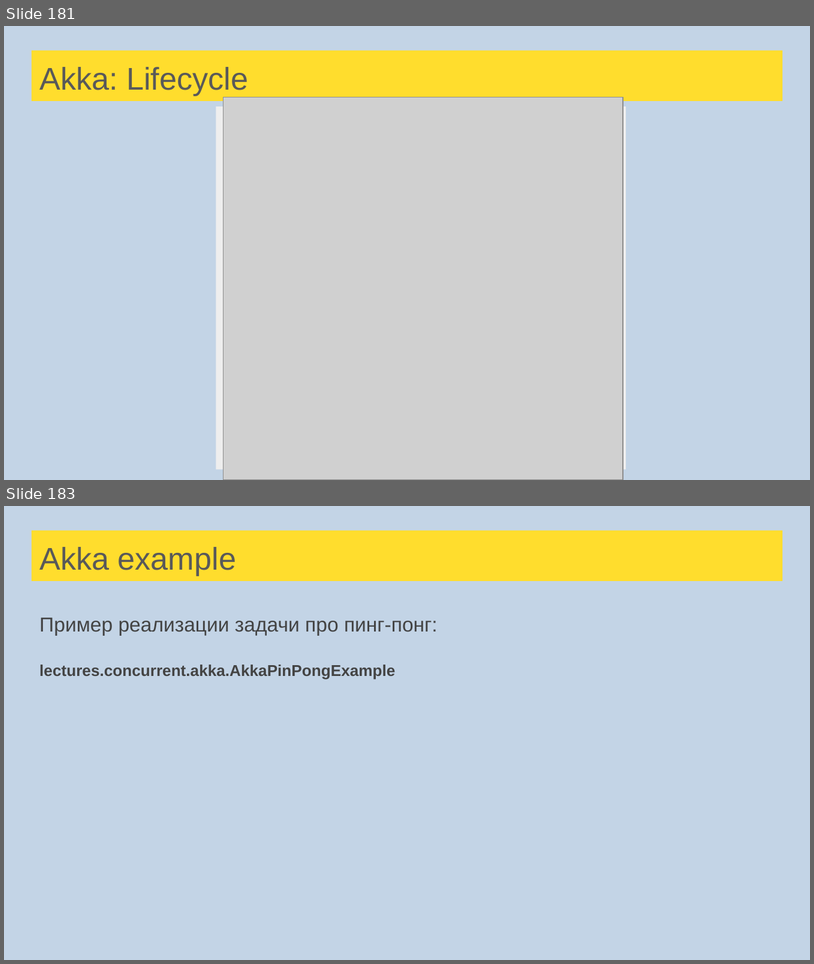
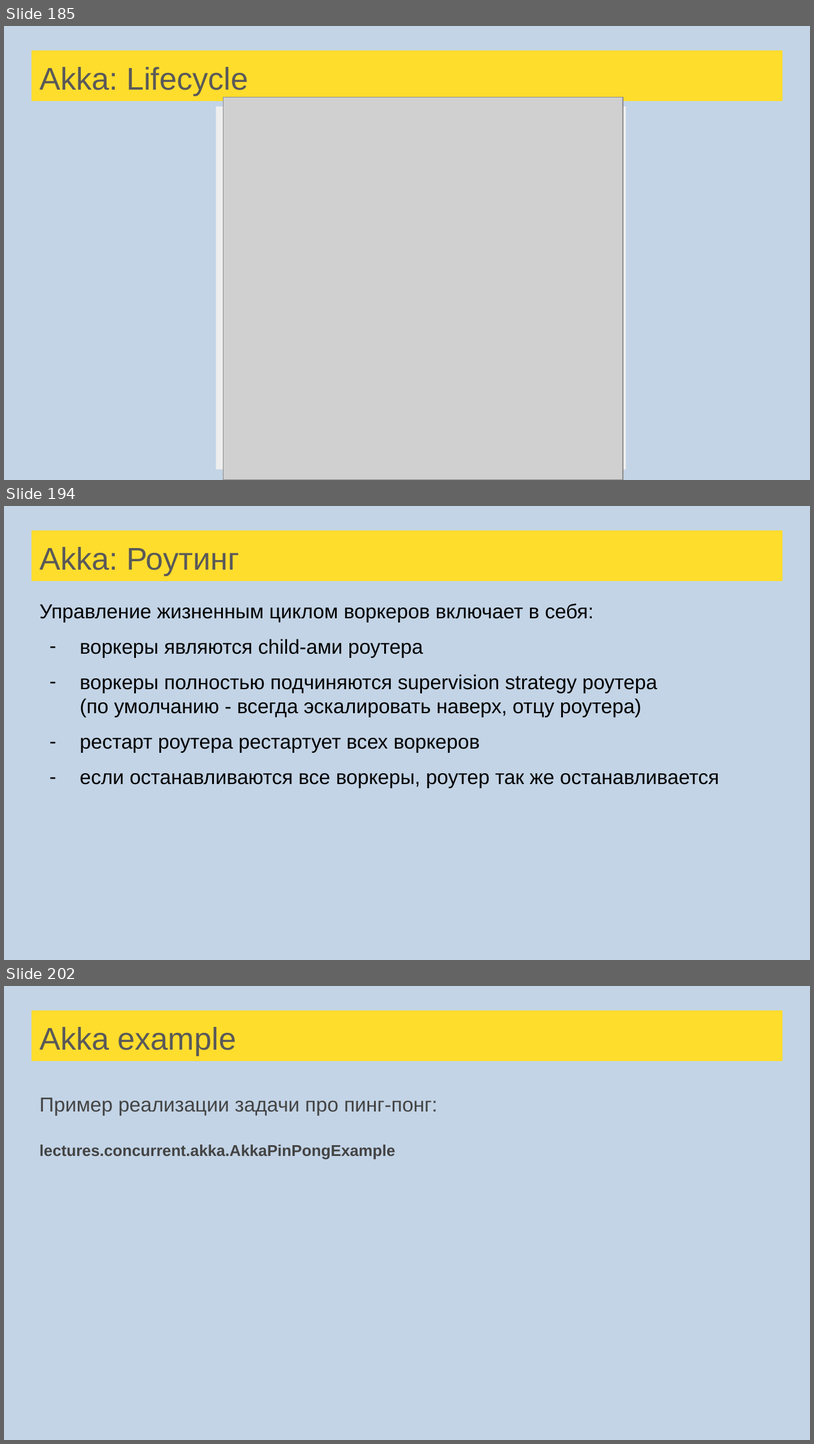
Before and after one commit to sergeypopov83/Scala-complete-course, a slide deck: src/main/resources/lectures/Лекции Scala для ФинТехКафедры.pptx. Shown one above the other, each under a label of ours: slides 181 and 183 before the commit, slides 185, 194 and 202 after it; the slides between them are not shown. The pictures are 814x964 and 814x1444 pixels, drawn with LibreOffice and Linux fonts; fonts in the diff are those of the drawing; grey boxes stand for pictures. Boxes give left, top, right and bottom in pixels: in the first picture for what was removed or moved away, otherwise in the second. Text is boxed around its words. In the diff, an @@ line names an element or a change of style, - is before the commit and + after.

```diff
--- a/src/main/resources/lectures/Лекции Scala для ФинТехКафедры.pptx
+++ b/src/main/resources/lectures/Лекции Scala для ФинТехКафедры.pptx
@@ slide 194 added at <box>4,506,810,960</box>, background #C3D4E6 @@
@@ title added at <box>32,530,783,581</box>, fill #FFDD2D, 28 pt, text #595959 @@
+Akka: Роутинг
@@ text added at <box>39,603,719,787</box>, 18 pt, text #000000 @@
+Управление жизненным циклом воркеров включает в себя:
+– воркеры являются child-ами роутера
+– воркеры полностью подчиняются supervision strategy роутера
+  (по умолчанию - всегда эскалировать наверх, отцу роутера)
+– рестарт роутера рестартует всех воркеров
+– если останавливаются все воркеры, роутер так же останавливается
@@ what was slide 181 is now slide 185 @@
@@ what was slide 183 is now slide 202 @@
```
Also in this commit, not shown: 146 slides changed, 62 other slides added, 2 slides removed, 1 other file.
